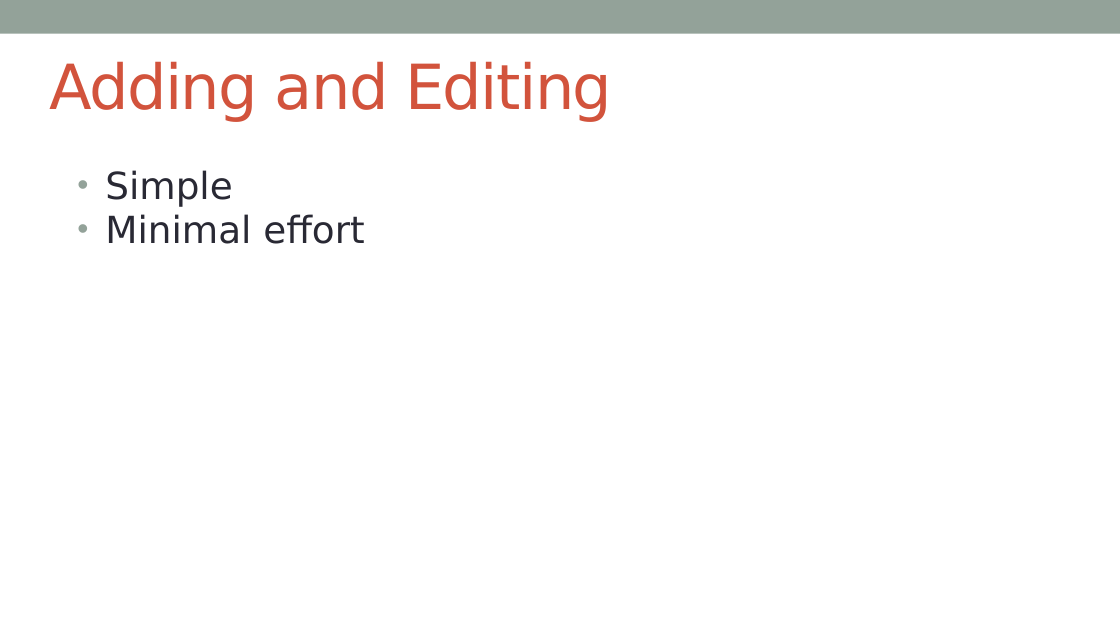
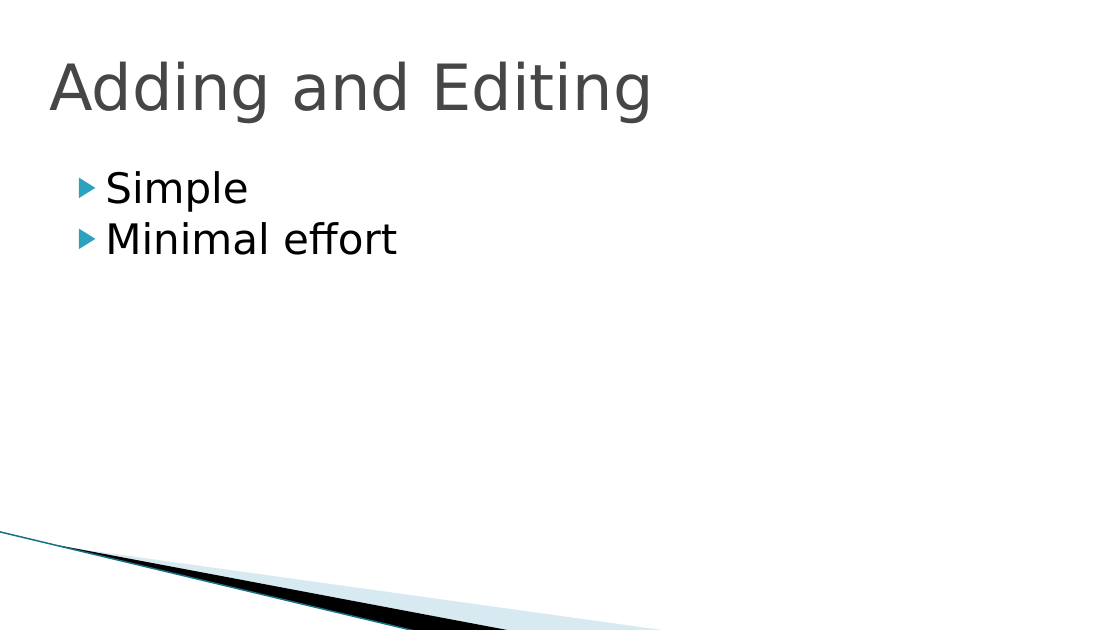
Before and after one commit to riwu/CS2101, a slide deck: slide 16 of WURI OP2.pptx (slide 2 before the commit). Drawn at 1120x630 pixels with LibreOffice and Linux fonts; fonts in the diff are those of the drawing; background and template pictures are left out. Boxes give left, top, right and bottom in pixels: in the first picture for what was removed or moved away, otherwise in the second. Text is boxed around its words. In the diff, an @@ line names an element or a change of style, - is before the commit and + after.

```diff
--- a/WURI OP2.pptx
+++ b/WURI OP2.pptx
@@ rectangle removed at (0,0,1120,34) @@
@@ title "Adding and Editing" at (49,61,654,124): size 40 to 41 pt, text colour #D2533C to #464646, letter spacing -1 to 0 pt @@
@@ text "Simple" at (105,171,397,255): size 24 to 27 pt, text colour #292934 to #000000; bullet • to ▶; bullet colour #93A299 to #2DA2BF @@
@@ freeform shape added at (87,459,553,591), fill #A0CBDC at 40% opacity @@
@@ freeform shape added at (0,531,459,608), fill #000000 @@
@@ line added from (0, 532) to (416, 630), #97C5D8 0.95 pt @@
```
Also in this commit, not shown: 8 other slides changed, 15 slides added, 1 slide removed.
